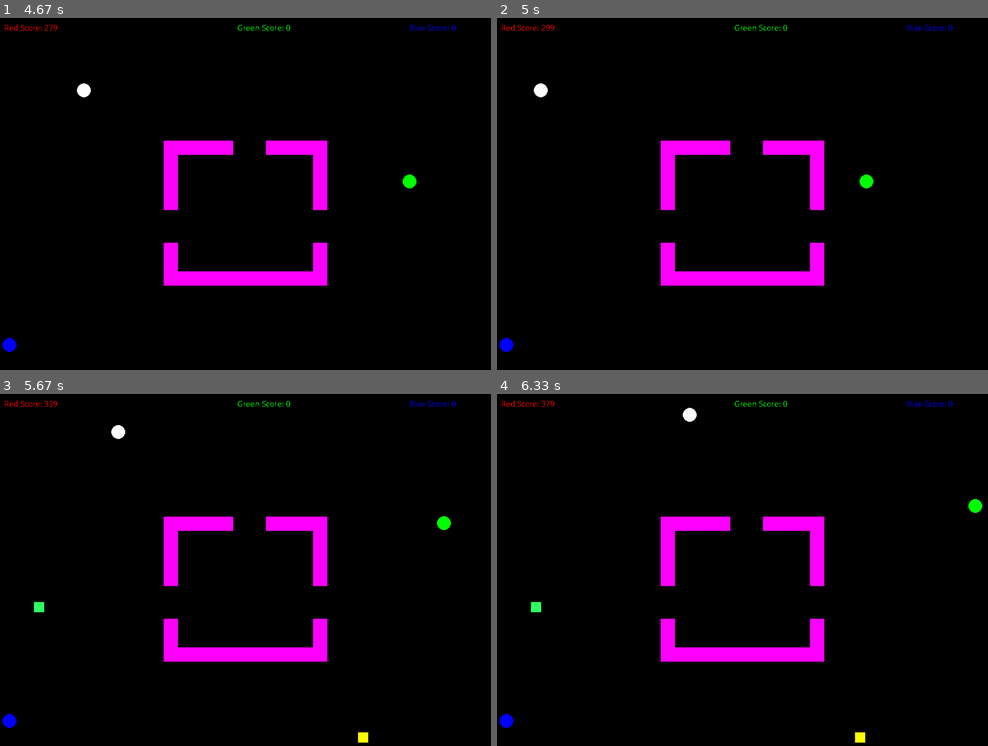
Above: before the commit, frames 1-4 (two rows, left to right).
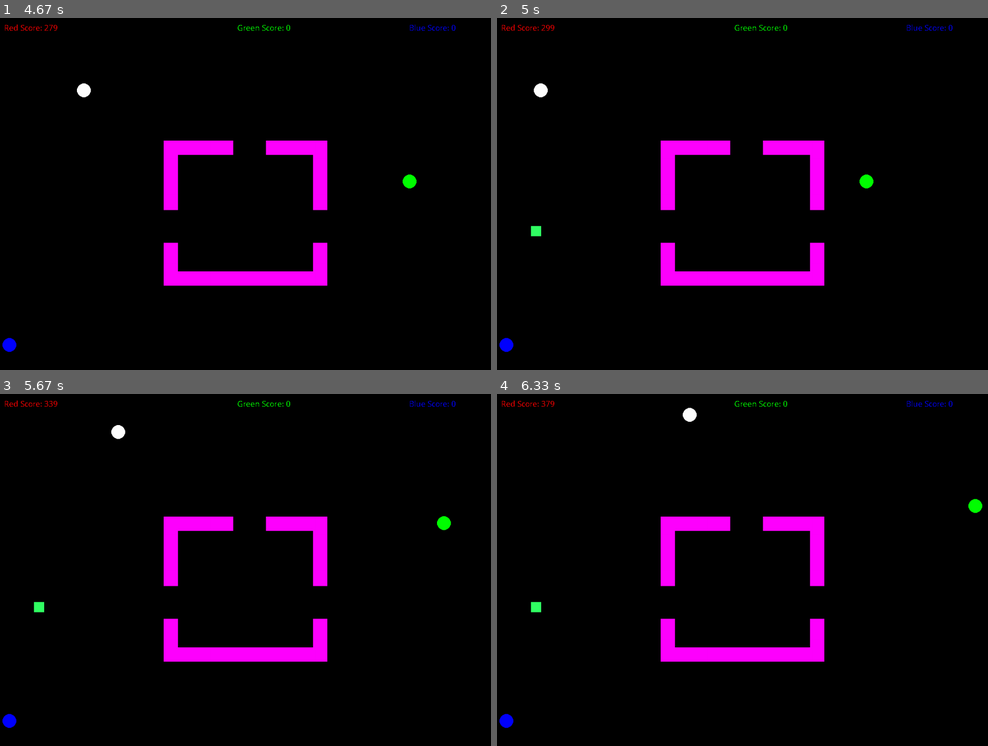
Above: after the commit, the same moments.

Repository: mcelrea/PyGameTag
Game: pygame game, started from Main.py
The game is run twice, just before and just after one commit, with the same random seed, the same clock (stepped at 60 frames per second) and the same inputs.
Inputs:
- Up to frame 1 (4.67 s): hold Right 0.33-0.8 s; hold Up 0.83-1.13 s; hold W 0.83-1.13 s; tap J at 0.9, 1.23, 1.53, 1.73, 2.03, 2.3, 2.63, 2.93, 3.07, 3.47, 3.77, 4.13, 4.53 s; tap I at 0.98, 2.38, 3.55 s; hold Right 1.17-1.63 s; hold D 1.17-1.63 s; tap K at 1.32, 2.72, 4.22 s; hold Left 1.67-2.2 s; hold A 1.67-2.2 s; hold Down 2.23-2.53 s; hold S 2.23-2.53 s; hold Left 2.57-2.97 s; hold A 2.57-2.97 s; hold Up 3-3.37 s; hold W 3-3.37 s; hold Right 3.4-4.03 s; hold D 3.4-4.03 s; hold Down 4.07-4.43 s; hold S 4.07-4.43 s; hold Left from 4.47 s (still down); hold A from 4.47 s (still down)
- Up to frame 2 (5 s): tap J at 4.83 s; release Left at 4.93 s; release A at 4.93 s; hold Right from 4.97 s (still down); hold D from 4.97 s (still down)
- Up to frame 3 (5.67 s): tap J at 5.03, 5.33, 5.53 s; tap I at 5.12 s; release Right at 5.43 s; release D at 5.43 s; hold Up from 5.47 s (still down); hold W from 5.47 s (still down); tap K at 5.62 s
- Up to frame 4 (6.33 s): release Up at 5.77 s; release W at 5.77 s; hold Right 5.8-6.27 s; hold D 5.8-6.27 s; tap J at 5.87, 6.17 s; hold Left from 6.3 s (still down); hold A from 6.3 s (still down)

Frame 1 is identical in both runs. In frame 2, less than 0.1% of the frame differs, in the area x 6-9%, y 58-63%; in frame 3, less than 0.1%; in frame 4, less than 0.1%.

Commit message:
added screen color powerup

Diff:
--- a/Main.py
+++ b/Main.py
@@ -25,7 +25,7 @@
 speedPowerY = 0
 speedOnScreenTime = 5000
 speedOnScreenDelay = 5000
-speedNextTimeOnScreen = 5000
+speedNextTimeOnScreen = random.randint(3000,10000)
 speedPowerAlive = False
 speedBoostAffectTime = 5000
 
@@ -34,9 +34,20 @@
 reversePowerY = 0
 reverseOnScreenTime = 5000
 reverseOnScreenDelay = 5000
-reverseNextTimeOnScreen = 5000
+reverseNextTimeOnScreen = random.randint(3000,10000)
 reversePowerAlive = False
 reverseBoostAffectTime = 5000
+
+#change screen color powerup
+colorPowerX = 0
+colorPowerY = 0
+colorOnScreenTime = 5000
+colorOnScreenDelay = 5000
+colorNextTimeOnScreen = random.randint(10000,15000)
+colorPowerAlive = False
+colorBoostAffectTime = 7000
+backgroundColor = (0,0,0)
+revertColorTime = 0
 
 tagDelay = 1000 #1000 = 1 second
 nextTagAllowed = 1000
@@ -63,7 +74,7 @@
 def drawMap(mapBack, mapWalls):
     #draw map background
     for i in range(0,len(mapBack),1):
-        pygame.draw.rect(screen, (0,0,0), mapBack[i], 0)
+        pygame.draw.rect(screen, backgroundColor, mapBack[i], 0)
 
     #draw map walls
     for i in range(0,len(mapWalls),1):
@@ -90,29 +101,72 @@
             bluePlayer[14] = True  # set that the player has a reverse boost
             bluePlayer[15] = pygame.time.get_ticks()  # time stamp when the player go the reverse boost
             reversePowerAlive = False
-            reverseNextTimeOnScreen = pygame.time.get_ticks() + reverseOnScreenDelay
+            reverseNextTimeOnScreen = pygame.time.get_ticks() + random.randint(5000,15000)
         elif blueHitBox.colliderect(reverseHitBox):
             redPlayer[14] = True #set that the player has a reverse boost
             redPlayer[15] = pygame.time.get_ticks() #time stamp when the player go the reverse boost
             greenPlayer[14] = True  # set that the player has a reverse boost
             greenPlayer[15] = pygame.time.get_ticks()  # time stamp when the player go the reverse boost
             reversePowerAlive = False
-            reverseNextTimeOnScreen = pygame.time.get_ticks() + reverseOnScreenDelay
+            reverseNextTimeOnScreen = pygame.time.get_ticks() + random.randint(5000,15000)
         elif redHitBox.colliderect(reverseHitBox):
             bluePlayer[14] = True #set that the player has a reverse boost
             bluePlayer[15] = pygame.time.get_ticks() #time stamp when the player go the reverse boost
             greenPlayer[14] = True  # set that the player has a reverse boost
             greenPlayer[15] = pygame.time.get_ticks()  # time stamp when the player go the reverse boost
             reversePowerAlive = False
-            reverseNextTimeOnScreen = pygame.time.get_ticks() + reverseOnScreenDelay
+            reverseNextTimeOnScreen = pygame.time.get_ticks() + random.randint(5000,15000)
         if pygame.time.get_ticks() > reverseNextTimeOnScreen+reverseOnScreenTime:
             reversePowerAlive = False
-            reverseNextTimeOnScreen = pygame.time.get_ticks() + reverseOnScreenDelay
+            reverseNextTimeOnScreen = pygame.time.get_ticks() + random.randint(5000,15000)
 
 def drawReversePowerUp():
     if reversePowerAlive == True:
         pygame.draw.rect(screen, (50,255,100),
                          pygame.Rect(reversePowerX,reversePowerY,25,25))
+
+def updateColorPowerUp():
+    global colorPowerAlive
+    global colorPowerX
+    global colorPowerY
+    global colorNextTimeOnScreen
+    global backgroundColor
+    global revertColorTime
+    redHitBox = pygame.Rect(redPlayer[0] - 17, redPlayer[1] - 17, 34, 34)
+    blueHitBox = pygame.Rect(bluePlayer[0] - 17, bluePlayer[1] - 17, 34, 34)
+    greenHitBox = pygame.Rect(greenPlayer[0] - 17, greenPlayer[1] - 17, 34, 34)
+    colorHitBox = pygame.Rect(colorPowerX, colorPowerY, 25, 25)
+    if pygame.time.get_ticks() > revertColorTime:
+        backgroundColor = (0,0,0)
+    if colorPowerAlive == False:
+        if pygame.time.get_ticks() > colorNextTimeOnScreen:
+            colorPowerAlive = True
+            colorPowerX = random.randint(0, 1150)
+            colorPowerY = random.randint(0, 850)
+    if colorPowerAlive == True:
+        if pygame.time.get_ticks() > colorNextTimeOnScreen+colorOnScreenTime:
+            colorPowerAlive = False
+            colorNextTimeOnScreen = pygame.time.get_ticks() + random.randint(5000,15000)
+        if greenHitBox.colliderect(colorHitBox):
+            backgroundColor = (0,255,0)
+            revertColorTime = pygame.time.get_ticks() + colorBoostAffectTime
+            colorPowerAlive = False
+            colorNextTimeOnScreen = pygame.time.get_ticks() + random.randint(5000,15000)
+        elif blueHitBox.colliderect(colorHitBox):
+            backgroundColor = (0,0,255)
+            revertColorTime = pygame.time.get_ticks() + colorBoostAffectTime
+            colorPowerAlive = False
+            colorNextTimeOnScreen = pygame.time.get_ticks() + random.randint(5000,15000)
+        elif redHitBox.colliderect(colorHitBox):
+            backgroundColor = (255,0,0)
+            revertColorTime = pygame.time.get_ticks() + colorBoostAffectTime
+            colorPowerAlive = False
+            colorNextTimeOnScreen = pygame.time.get_ticks() + random.randint(5000,15000)
+
+def drawColorPowerUp():
+    if colorPowerAlive == True:
+        pygame.draw.rect(screen, (100,50,255),
+                         pygame.Rect(colorPowerX,colorPowerY,25,25))
 
 def updateSpeedPowerUp():
     global speedPowerAlive
@@ -134,22 +188,22 @@
             greenPlayer[12] = True #set that the player has a speed boost
             greenPlayer[13] = pygame.time.get_ticks() #time stamp when the player go the speed boost
             speedPowerAlive = False
-            speedNextTimeOnScreen = pygame.time.get_ticks() + speedOnScreenDelay
+            speedNextTimeOnScreen = pygame.time.get_ticks() + random.randint(5000,15000)
         elif blueHitBox.colliderect(speedHitBox):
             bluePlayer[3] = 10 #set the increase the speed
             bluePlayer[12] = True #set that the player has a speed boost
             bluePlayer[13] = pygame.time.get_ticks() #time stamp when the player go the speed boost
             speedPowerAlive = False
-            speedNextTimeOnScreen = pygame.time.get_ticks() + speedOnScreenDelay
+            speedNextTimeOnScreen = pygame.time.get_ticks() + random.randint(5000,15000)
         elif redHitBox.colliderect(speedHitBox):
             redPlayer[3] = 10 #set the increase the speed
             redPlayer[12] = True #set that the player has a speed boost
             redPlayer[13] = pygame.time.get_ticks() #time stamp when the player go the speed boost
             speedPowerAlive = False
-            speedNextTimeOnScreen = pygame.time.get_ticks() + speedOnScreenDelay
+            speedNextTimeOnScreen = pygame.time.get_ticks() + random.randint(5000,15000)
         if pygame.time.get_ticks() > speedNextTimeOnScreen+speedOnScreenTime:
             speedPowerAlive = False
-            speedNextTimeOnScreen = pygame.time.get_ticks() + speedOnScreenDelay
+            speedNextTimeOnScreen = pygame.time.get_ticks() + random.randint(5000,15000)
 
 def drawSpeedPowerUp():
     if speedPowerAlive == True:
@@ -364,6 +418,7 @@
         updateScore()
         updateSpeedPowerUp()
         updateReversePowerUp()
+        updateColorPowerUp()
         updatePlayer(redPlayer)
         updatePlayer(bluePlayer)
         updatePlayer(greenPlayer)
@@ -372,6 +427,7 @@
         drawMap(map1Background, map1Walls)
         drawSpeedPowerUp()
         drawReversePowerUp()
+        drawColorPowerUp()
         drawPlayer(redPlayer)
         drawPlayer(greenPlayer)
         drawPlayer(bluePlayer)
